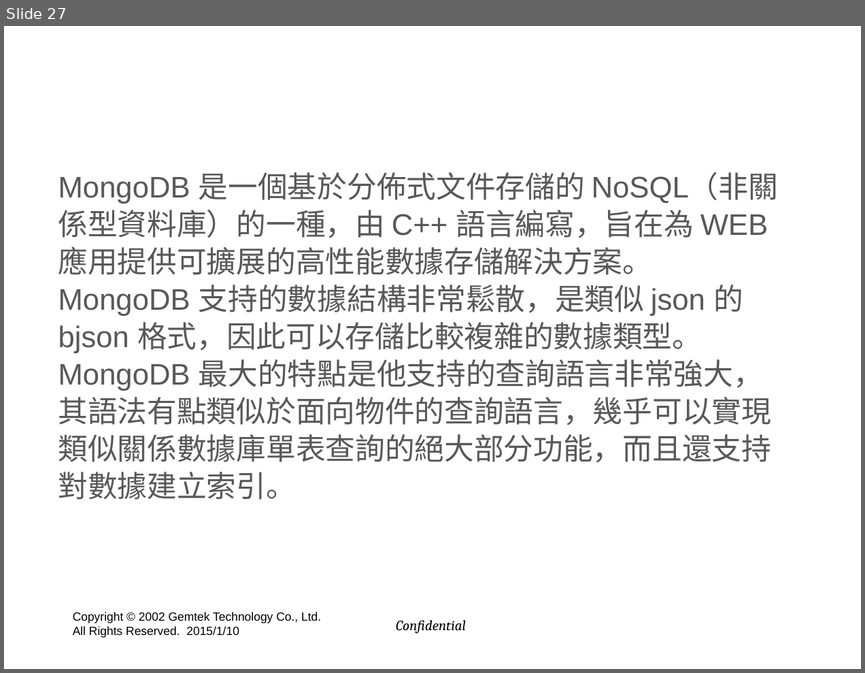
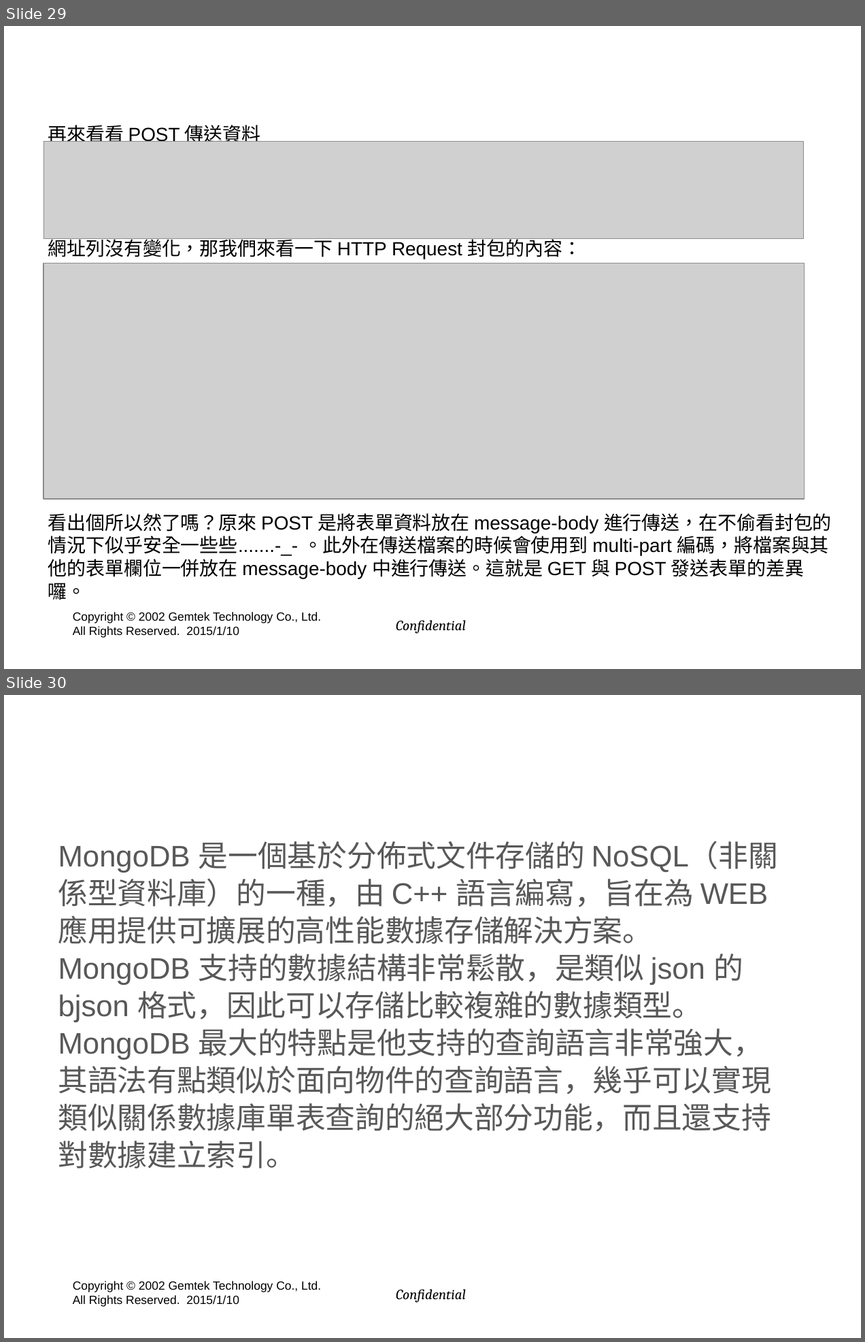
Before and after one commit to hyper570908/nodeDemo, a slide deck: doc/GIot_Session(win7).pptx. Shown one above the other, each under a label of ours: slide 27 before the commit, slides 29 and 30 after it. The pictures are 865x673 and 865x1342 pixels, drawn with LibreOffice and Linux fonts; fonts in the diff are those of the drawing; grey boxes stand for pictures; background and template pictures are left out. Boxes give left, top, right and bottom in pixels: in the first picture for what was removed or moved away, otherwise in the second. Text is boxed around its words. In the diff, an @@ line names an element or a change of style, - is before the commit and + after.

```diff
--- a/doc/GIot_Session(win7).pptx
+++ b/doc/GIot_Session(win7).pptx
@@ slide 29 added at [4,26,861,669], background picture (left out); not listed: 2 template elements that a slide beside it also shows @@
@@ title added at [68,35,797,118], 40 pt, text #FFFFFF, bold @@
+POST Method
@@ text added at [48,122,832,600], 16 pt, text #000000 @@
+再來看看 POST 傳送資料
+網址列沒有變化，那我們來看一下 HTTP Request 封包的內容：
+看出個所以然了嗎？原來 POST 是將表單資料放在 message-body 進行傳送，在不偷看封包的情況下似乎安全一些些.......-_- 。此外在傳送檔案的時候會使用到 multi-part 編碼，將檔案與其他的表單欄位一併放在 message-body 中進行傳送。這就是 GET 與 POST 發送表單的差異囉。
@@ picture added at [44,142,804,238] @@
@@ picture added at [43,263,804,499] @@
@@ what was slide 27 is now slide 30 @@
```
Also in this commit, not shown: 1 slide changed, 4 other slides added, 1 slide removed, 8 other files.
